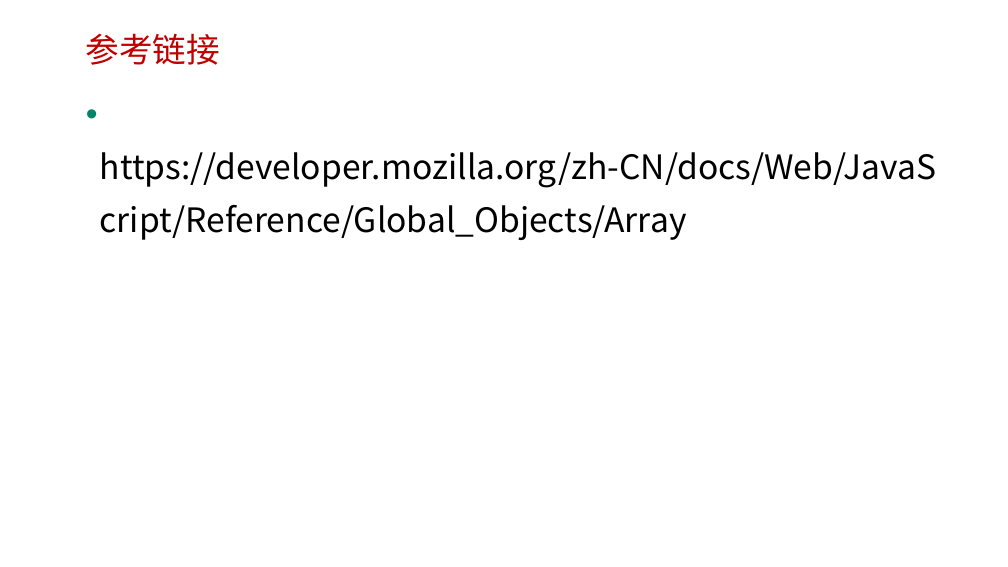
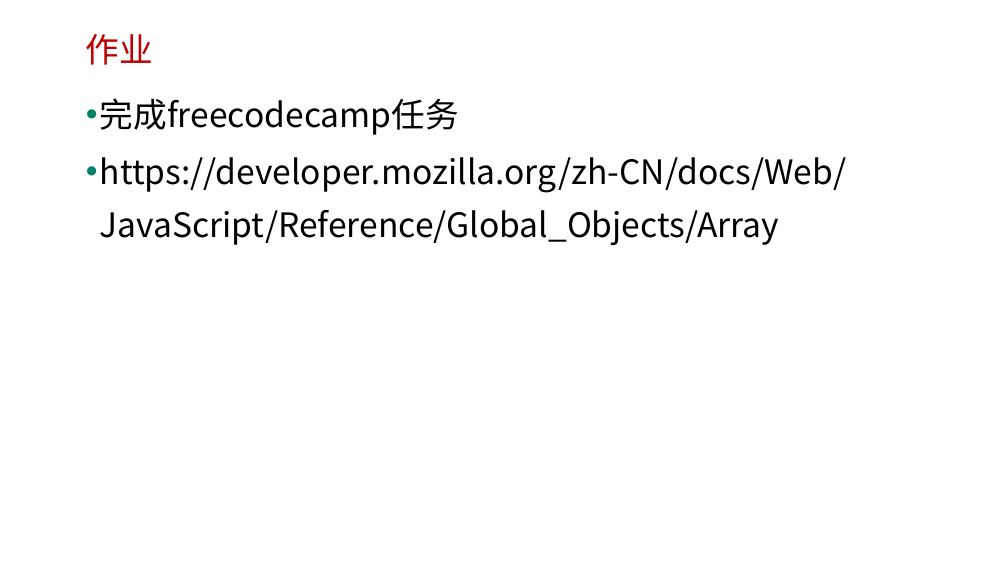
Before and after one commit to edu2act/course-javascript-advanced, a slide deck: slide 26 of 课程PPT/09.JavaScript标准内置对象-构造器（Array、Date、Error等）.pptx (slide 21 before the commit). Drawn at 1008x567 pixels with LibreOffice and Linux fonts; fonts in the diff are those of the drawing; background and template pictures are left out. Boxes give left, top, right and bottom in pixels: in the first picture for what was removed or moved away, otherwise in the second. Text is boxed around its words. In the diff, an @@ line names an element or a change of style, - is before the commit and + after.

```diff
--- a/课程PPT/09.JavaScript标准内置对象-构造器（Array、Date、Error等）.pptx
+++ b/课程PPT/09.JavaScript标准内置对象-构造器（Array、Date、Error等）.pptx
@@ text at <box>86,34,153,65</box>: text changed @@
-参考链接
+作业
@@ text at <box>100,98,459,135</box>: paragraph added @@
+• 完成freecodecamp任务
```
Also in this commit, not shown: 4 other slides changed, 6 slides added, 1 slide removed, 7 other files.
